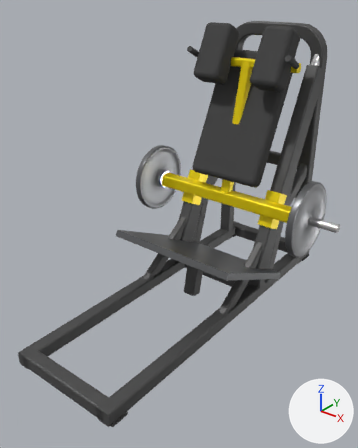
Two versions of the glTF model catalogs/ludus-core/models/LD-WH035/model.glb, one commit apart.
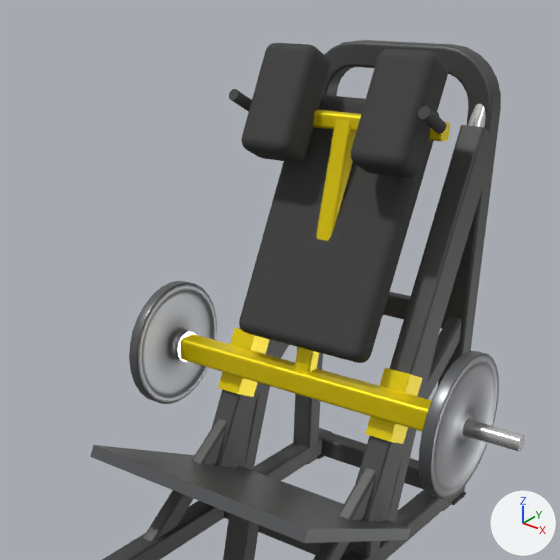
Each version appears first whole from a camera (50 mm lens) standing at (1.6, -2.1, 1.82) and looking at (0.02, -0.12, 0.59), and next in a close-up on the part from 19% to 100% of the width and 0% to 65% of the height. Lighting does not change. The marker at lower right points along +X, +Y and +Z. The older version's two pictures come first. Where no turn or scale is listed for an object, it has been applied to the vertices.

Names of what the first close-up shows: 'Mesh_0', 'Mesh_10', 'Mesh_10.001', 'Mesh_14', 'Mesh_15', 'Mesh_4.003', 'backrest_pad', 'carriage_beam', 'carriage_slider', 'carriage_slider.001', 'foot_plate', 'rail_beam.001', 'rear_arch_tube', 'shoulder_pad', 'shoulder_pad.001' and 19 more.
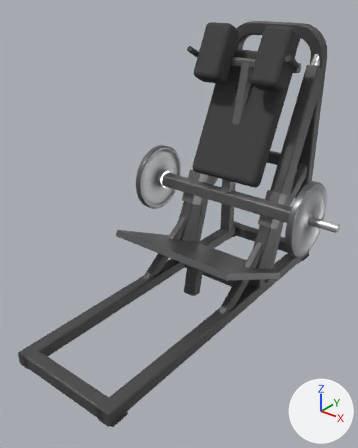
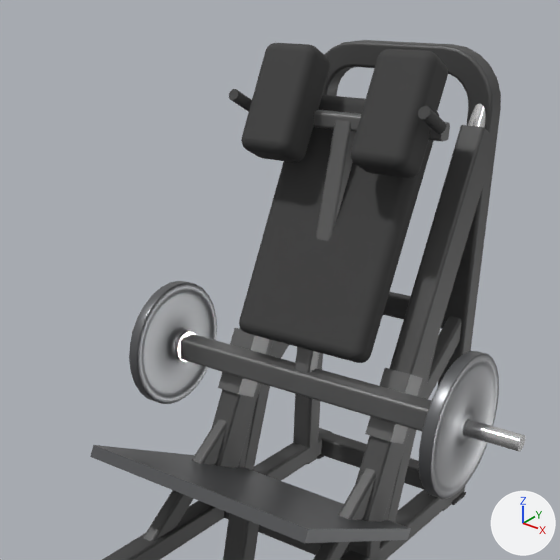
Boxes [x1, y1, x2, y2] around the edits, measured in the close-ups (560 x 560 px):
'carriage_beam', recoloured (yellow to grey)
    both: [180, 334, 432, 431]
'Mesh_14', recoloured (yellow to grey)
    both: [294, 120, 356, 373]
'carriage_slider.001', recoloured (yellow to grey)
    both: [365, 368, 423, 444]
'carriage_slider', recoloured (yellow to grey)
    both: [218, 328, 270, 397]
'Mesh_15', recoloured (yellow to grey)
    both: [313, 110, 450, 142]

The edits, one by one:
Material 'accent' (mat_accent) changes colour from yellow #f9df00 to grey #717171; in linear values from (0.949, 0.741, 0.0) to (0.165, 0.165, 0.165).
